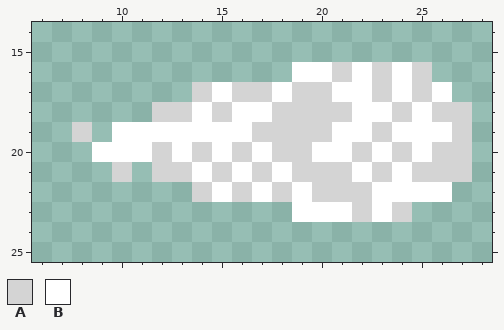
One commit to this pixel-art sprite: weapons/bullet/bullet.png. Above is the file before it was changed.
The file is 40x40 pixels. Shown: x 6..28, y 14..25.
Palette (. is transparent): A #d4d4d4  B #ffffff
Pixels before, first column x 8:
16 ...........BBABABA..
17 ......ABAABAABBABAB.
18 ....AABABBAAAABBABAA
19 A.BBBBBBBAAAABBABBBA
20 .BBBABABABAABBABABAA
21 ..A.AABABABAAABABAAA
22 ......ABABABAAABBBB.
23 ...........BBBABA...
After the commit:
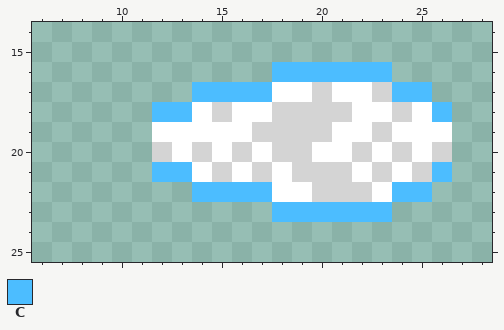
Colours new in this view: C #4cbdff
From old to new:
Changed rows in their new state; - is an unchanged pixel.
first column x 8:
16 ----------CCCCCC..--
17 ------CCCC-B----CC.-
18 ----CC------------C.
19 .-..---------------.
20 -...---------------.
21 --.-CC------------C.
22 ------CCCCB-----CC.-
23 ----------CCCCCC.---
Boxes around the changes in both pictures, in picture pixels (x1, y1, x2, y2):
changed: (72, 62, 472, 222)
